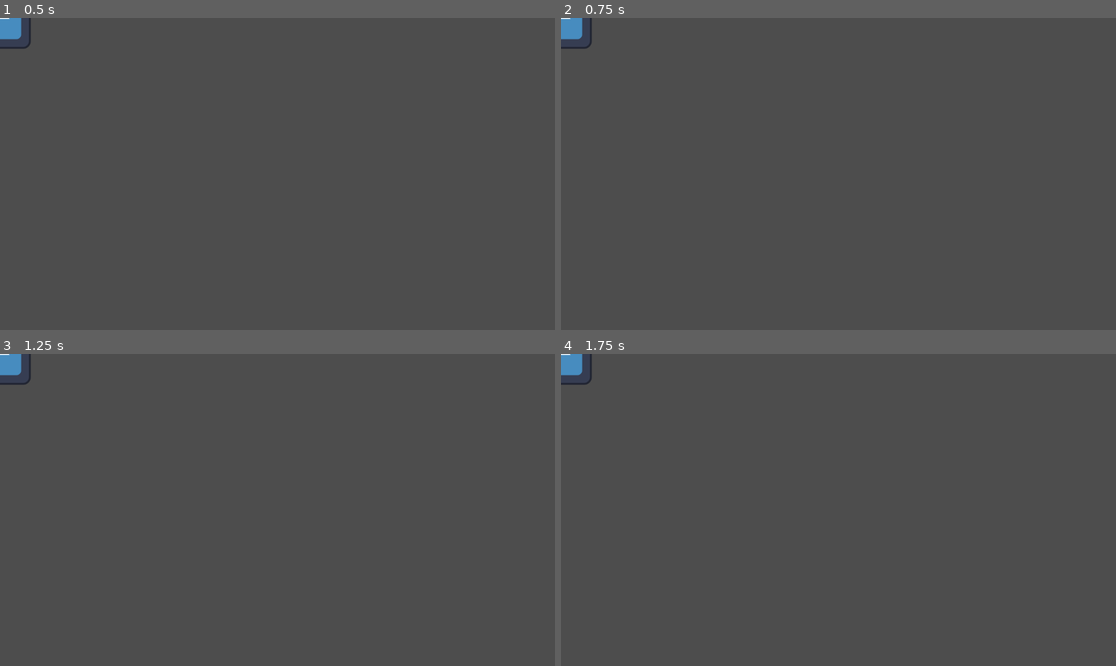
Above: before the commit, frames 1-4 (two rows, left to right).
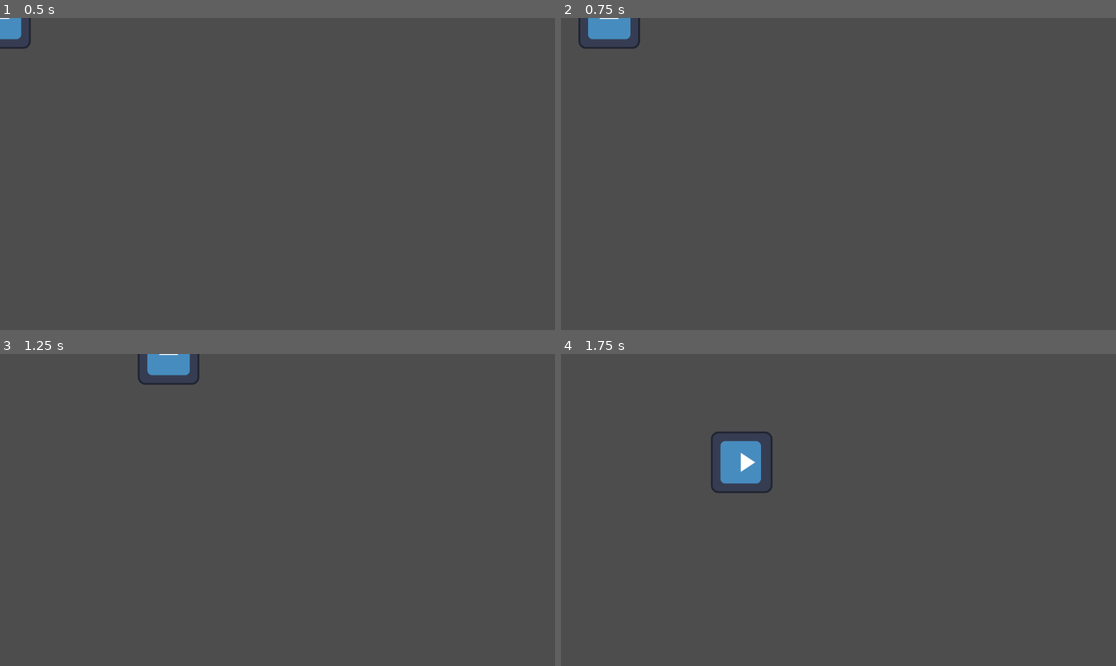
Above: after the commit, the same moments.

Repository: FerociousFuture/FLISoL_Boca_del_Rio-Godot-2025
Game: Godot game, scene res://scenes/test_chamber.tscn
Two runs of this game, one before a commit and one after it. Both use one fixed random seed, a clock stepped at 60 frames per second and the inputs below. The engine's default icon, where the game draws it, is replaced by a stand-in: a white triangle on a blue panel in a dark square.
Inputs:
- Up to frame 1 (0.5 s): no input
- Up to frame 2 (0.75 s): tap Enter at 0.5 s; hold D (Derecha) from 0.53 s (still down)
- Up to frame 3 (1.25 s): keep holding D (Derecha)
- Up to frame 4 (1.75 s): release D (Derecha) at 1.28 s; hold S (Abajo) from 1.28 s (still down)

Frame 1 is identical in both runs. In frame 2, 0.9% of the frame differs, in the area x 0-15%, y 0-10%; in frame 3, 1.0%; in frame 4, 1.6%, in the area x 0-39%, y 0-45%.
Error before the commit: Invalid call. Nonexistent function 'stop' in base 'Sprite2D'. (res://scripts/test_script.gd:38)

Commit message:
Creado el control del jugador de prueba

Diff:
--- a/scripts/test_script.gd
+++ b/scripts/test_script.gd
@@ -1,9 +1,9 @@
 extends CharacterBody2D
 
 # Velocidad de movimiento del personaje
-const SPEED = 300.0
+const SPEED = 500.0
 
-# Referencia al AnimatedSprite2D
+# Referencia al Sprite2D
 @onready var sprite = $Sprite2D
 
 func _physics_process(delta: float) -> void:
@@ -11,31 +11,28 @@
 	velocity = Vector2.ZERO
 
 	# Detectar entrada del usuario
-	if Input.is_action_pressed("ui_right"):
+	if Input.is_action_pressed("Derecha"):
 		velocity.x += 1
-	if Input.is_action_pressed("ui_left"):
+	if Input.is_action_pressed("Izquierda"):
 		velocity.x -= 1
-	if Input.is_action_pressed("ui_down"):
+	if Input.is_action_pressed("Abajo"):
 		velocity.y += 1
-	if Input.is_action_pressed("ui_up"):
+	if Input.is_action_pressed("Arriba"):
 		velocity.y -= 1
 
 	# Normalizar el vector de movimiento para evitar que se mueva más rápido en diagonal
 	if velocity.length() > 0:
 		velocity = velocity.normalized() * SPEED
 
-		# Reproducir animación según la dirección
+		# Rotar el sprite según la dirección del movimiento
 		if velocity.x > 0:
-			sprite.play("Arriba")
+			sprite.rotation_degrees = 0  # Mirando a la derecha
 		elif velocity.x < 0:
-			sprite.play("Abajo")
+			sprite.rotation_degrees = 180  # Mirando a la izquierda
 		elif velocity.y > 0:
-			sprite.play("Izquierda")
+			sprite.rotation_degrees = 90  # Mirando hacia abajo
 		elif velocity.y < 0:
-			sprite.play("Derecha")
-	else:
-		# Detener la animación si no hay movimiento
-		sprite.stop()
+			sprite.rotation_degrees = 270  # Mirando hacia arriba
 
 	# Mover al personaje usando move_and_slide
 	move_and_slide()
